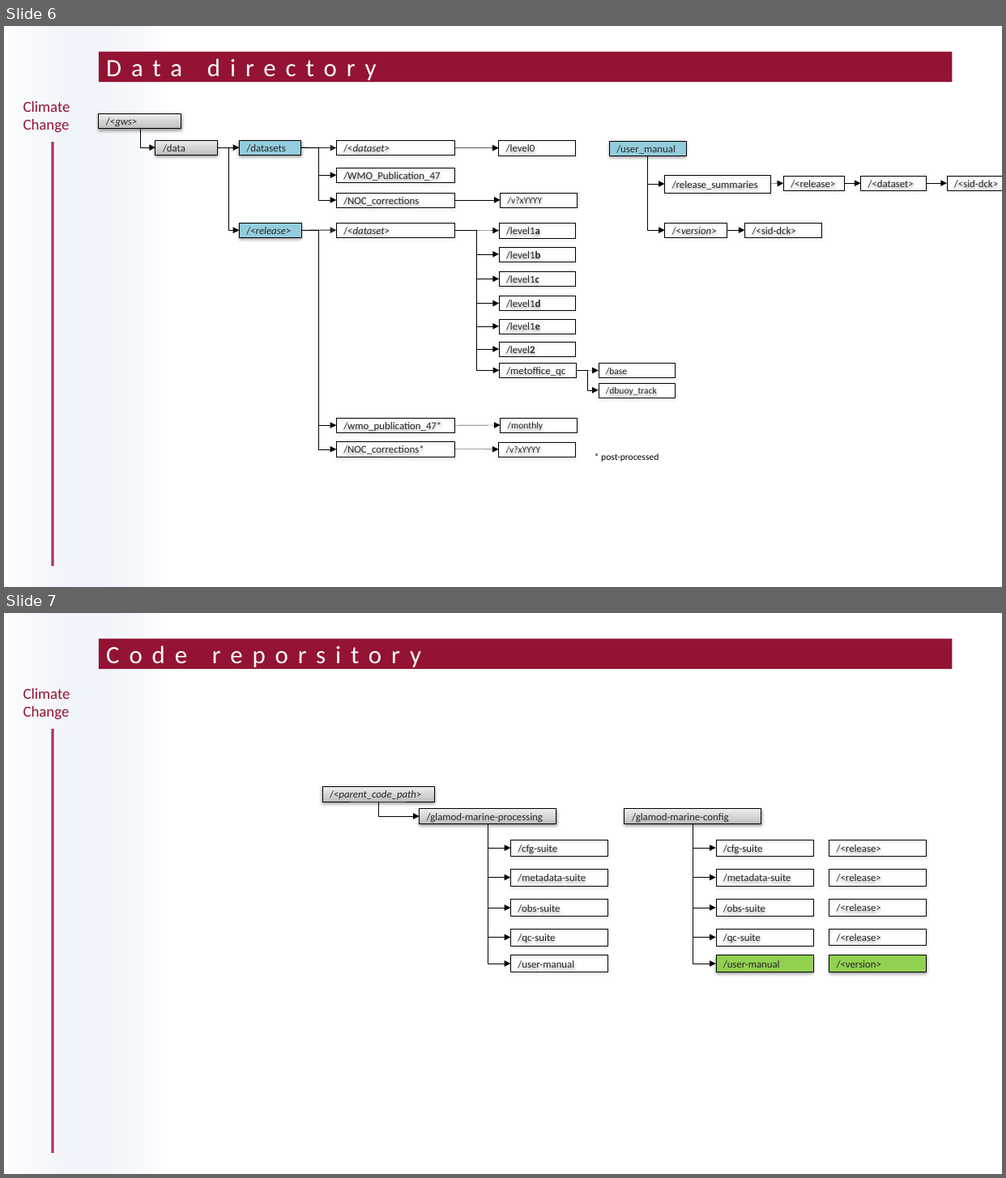
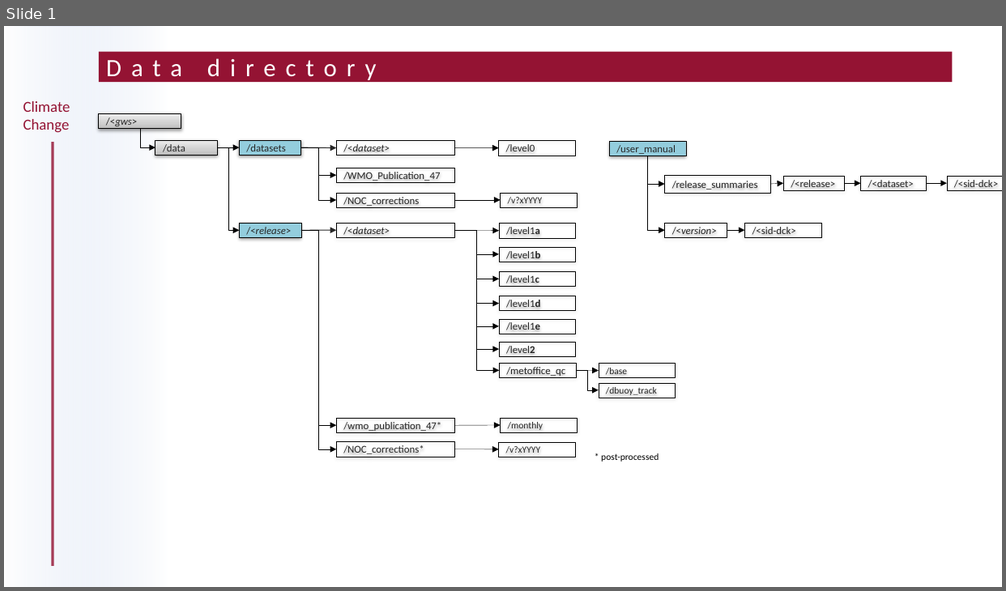
Before and after one commit to glamod/marine-user-guide2, a slide deck: docs/Figures.pptx. Shown one above the other, each under a label of ours: slides 6 and 7 before the commit, slide 1 after it. The pictures are 1006x1178 and 1006x591 pixels, drawn with LibreOffice and Linux fonts; fonts in the diff are those of the drawing; background and template pictures are left out. Boxes give left, top, right and bottom in pixels: in the first picture for what was removed or moved away, otherwise in the second. Text is boxed around its words. In the diff, an @@ line names an element or a change of style, - is before the commit and + after.

```diff
--- a/docs/Figures.pptx
+++ b/docs/Figures.pptx
@@ slide 7 removed at <box>4,613,1002,1174</box>, background #FFFFFF; not listed: 4 template elements that a slide beside it also shows @@
@@ title removed at <box>99,638,953,668</box> @@
-Code reporsitory
@@ rectangle removed at <box>322,786,434,802</box> @@
-/<parent_code_path>
@@ elbow arrow removed from (378, 802) to (420, 816) @@
@@ rectangle removed at <box>420,809,556,824</box> @@
-/glamod-marine-processing
@@ elbow arrow removed from (488, 824) to (511, 877) @@
@@ elbow arrow removed from (488, 824) to (511, 848) @@
@@ elbow arrow removed from (488, 824) to (511, 908) @@
@@ elbow arrow removed from (488, 824) to (511, 937) @@
@@ elbow arrow removed from (488, 824) to (511, 964) @@
@@ rectangle removed at <box>624,809,761,824</box> @@
-/glamod-marine-config
@@ elbow arrow removed from (692, 824) to (716, 877) @@
@@ elbow arrow removed from (692, 824) to (716, 848) @@
@@ elbow arrow removed from (692, 824) to (716, 908) @@
@@ elbow arrow removed from (692, 824) to (716, 937) @@
@@ elbow arrow removed from (692, 824) to (716, 964) @@
@@ rectangle removed at <box>511,840,608,856</box> @@
-/cfg-suite
@@ rectangle removed at <box>716,840,813,856</box> @@
-/cfg-suite
@@ rectangle removed at <box>829,840,927,856</box> @@
-/<release>
@@ rectangle removed at <box>511,869,608,885</box> @@
-/metadata-suite
@@ rectangle removed at <box>716,869,813,885</box> @@
-/metadata-suite
@@ rectangle removed at <box>829,869,927,885</box> @@
-/<release>
@@ rectangle removed at <box>511,900,608,916</box> @@
-/obs-suite
@@ rectangle removed at <box>716,900,813,916</box> @@
-/obs-suite
@@ rectangle removed at <box>829,899,927,915</box> @@
-/<release>
@@ rectangle removed at <box>511,929,608,945</box> @@
-/qc-suite
@@ rectangle removed at <box>716,929,813,945</box> @@
-/qc-suite
@@ rectangle removed at <box>829,929,927,945</box> @@
-/<release>
@@ rectangle removed at <box>511,955,608,972</box> @@
-/user-manual
@@ rectangle removed at <box>716,955,813,972</box> @@
-/user-manual
@@ rectangle removed at <box>829,955,927,972</box> @@
-/<version>
@@ what was slide 6 is now slide 1 @@
```
Also in this commit, not shown: 1 slide changed, 1 slide added, 32 other slides removed, 29 other files.
